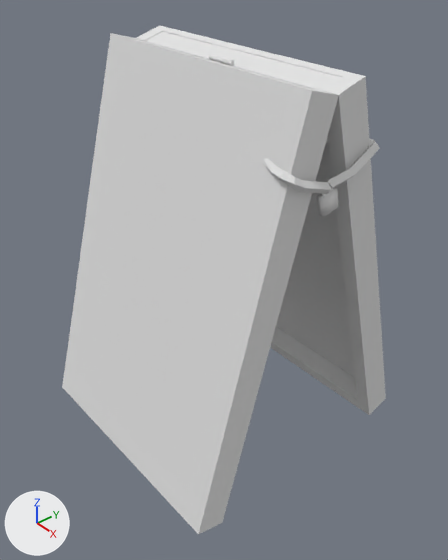
Two versions of the Blender file models/gilman/sandwich_board_001/sandwich_board_001.blend, one commit apart.
Before and after are seen from a 50 mm lens placed at (1.443, -0.898, 1.764), pointed at (0.05, 0.286, 0.61). Lighting does not change. The marker at lower left points along +X, +Y and +Z.

The first picture shows 'sandwich_board'.
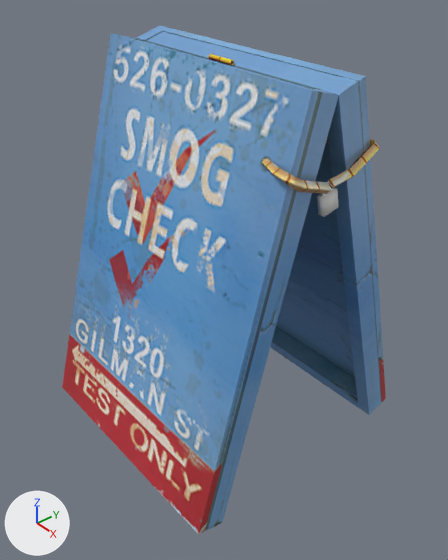
What differs and where, as boxes (x1, y1, x2, y2) in the pictures (448 x 560 px):
```json
{"part": 1, "of": "me_sandwich_board", "change": "recoloured", "before": [62, 26, 386, 534], "after": [62, 26, 386, 534], "on screen": "grey to blue"}
```

Scene script edits in JSON lines:
```json
{"op": "add", "block": "img_sandwich_board_001_tx512_png", "code": ["img_sandwich_board_001_tx512_png = load_image('sandwich_board_001_tx512.png', 'sandwich_board_001_tx512.png', 512, 512, 'Non-Color')"]}
{"op": "add", "block": "mat_material", "code": ["mat_material = principled_material('Material')", "mat_material.texture = img_sandwich_board_001_tx512_png"]}
{"block": "me_sandwich_board", "where": "me_sandwich_board.from_pydata(...)  # 178 vertices, 156 faces; spans x -0.45..0.487, y -0.16..0.796, z 0.003..1.359"}
{"block": "me_sandwich_board", "where": "# used by ob_sandwich_board; location = (0.0, 0.0, 0.0)"}
{"block": "me_sandwich_board", "change": "me_sandwich_board part 1: all 134 faces that had it switch from mat_sandwich_board_tex (light grey #e1e1e1) to mat_material (picture img_sandwich_board_001_tx512_png)"}
```
